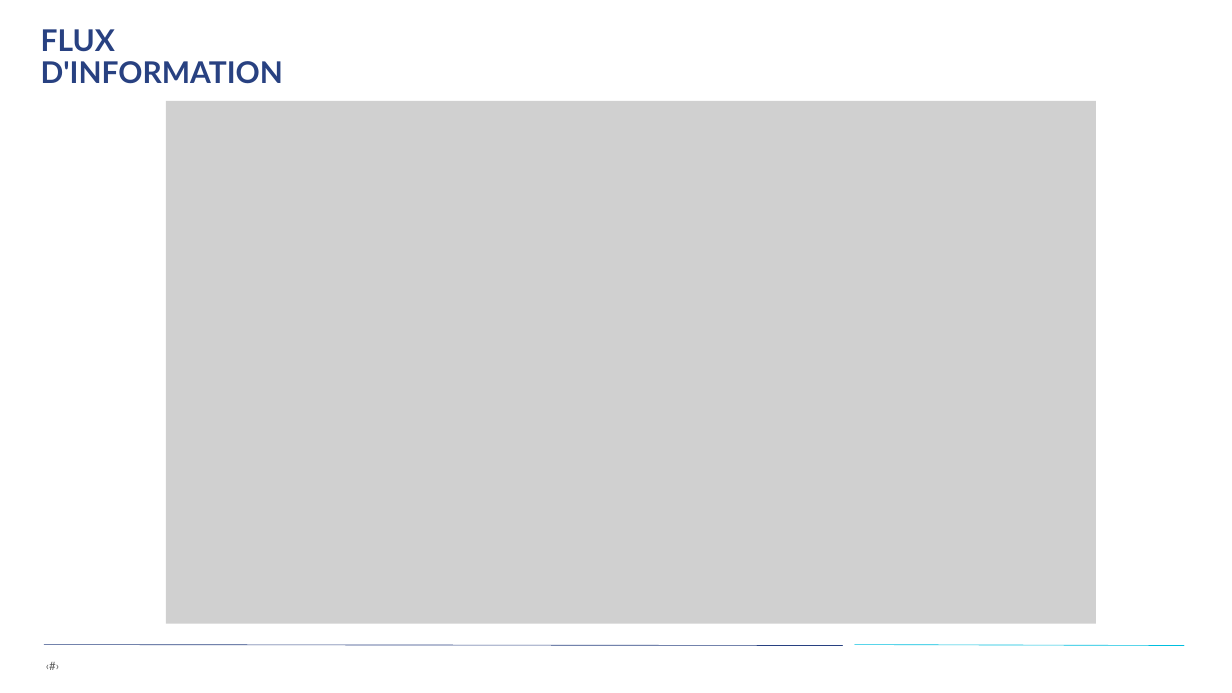
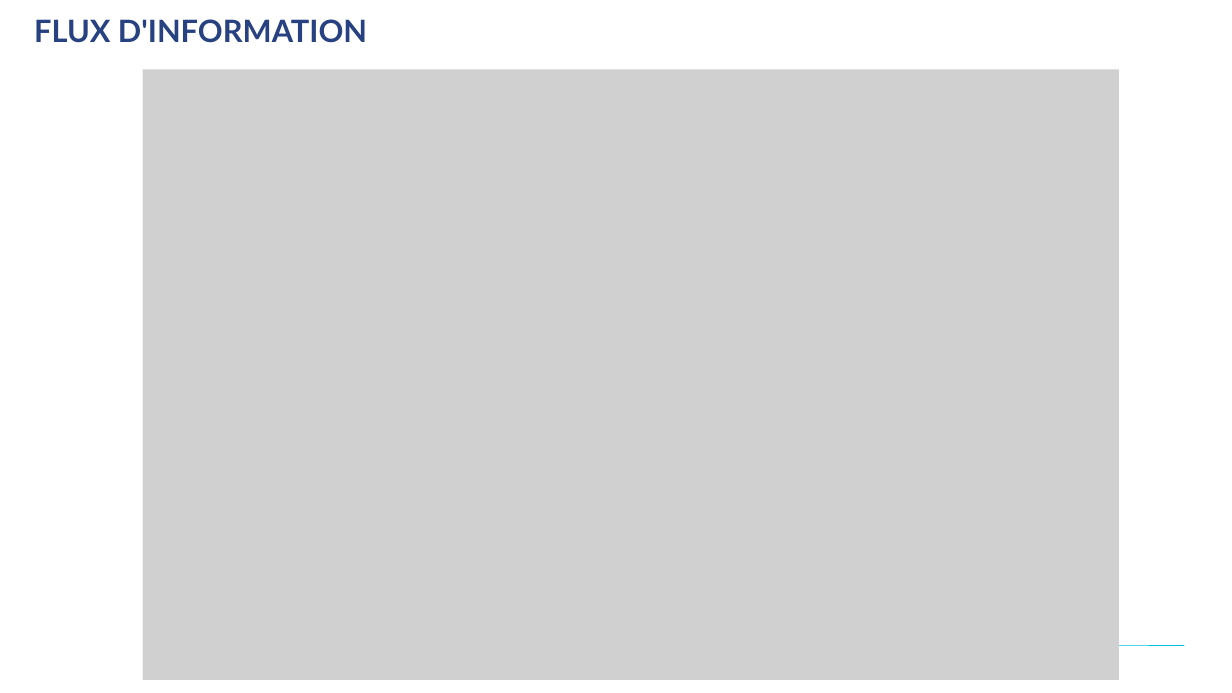
Before and after one commit to Bsh54/EVOLUTICS-did-hackathon, a slide deck: slide 7 of EVOLUTICS-presentation.pptx (slide 6 before the commit). Drawn at 1232x693 pixels with LibreOffice and Linux fonts; fonts in the diff are those of the drawing; grey boxes stand for pictures. Boxes give left, top, right and bottom in pixels: in the first picture for what was removed or moved away, otherwise in the second. Text is boxed around its words. In the diff, an @@ line names an element or a change of style, - is before the commit and + after.

```diff
--- a/EVOLUTICS-presentation.pptx
+++ b/EVOLUTICS-presentation.pptx
@@ text "FLUX D'INFORMATION" moved from (x1=41, y1=29, x2=283, y2=84) to (x1=34, y1=19, x2=367, y2=43) @@
@@ text "FLUX D'INFORMATION" at (x1=34, y1=19, x2=367, y2=43): size 35 to 36 pt; line spacing 37.8pt to 38.9pt @@
@@ picture resized from (x1=166, y1=101, x2=1096, y2=624) to (x1=142, y1=69, x2=1119, y2=679) @@
@@ line removed from (44, 644) to (843, 646) @@
@@ text removed at (x1=46, y1=659, x2=111, y2=678) @@
-‹#›
```
Also in this commit, not shown: 6 other slides changed, 5 slides added, 3 slides removed, 1 other file.
